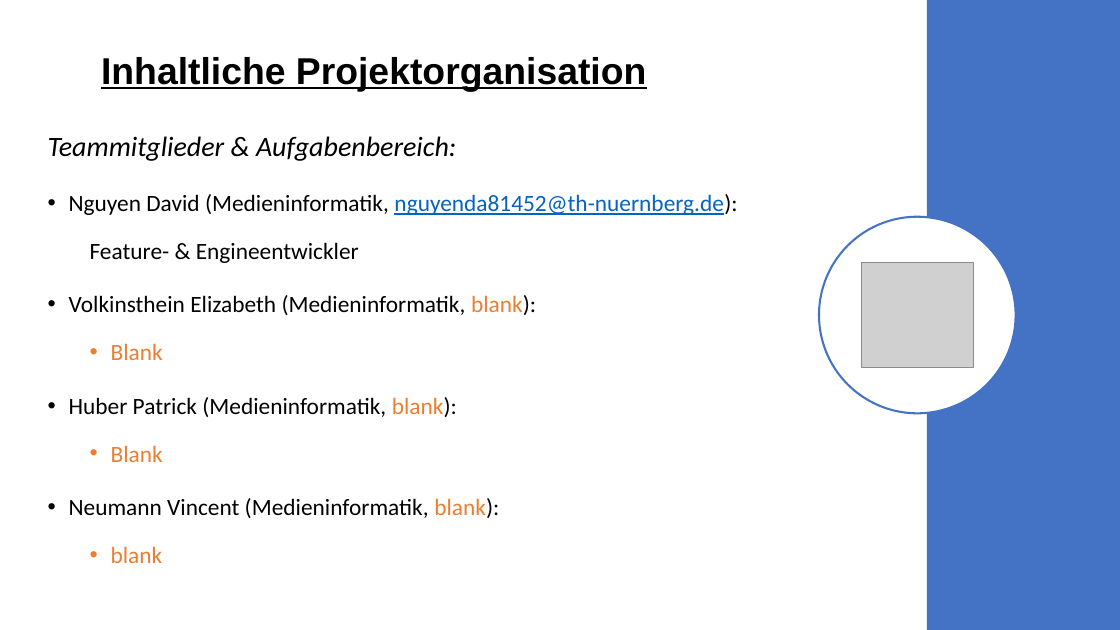
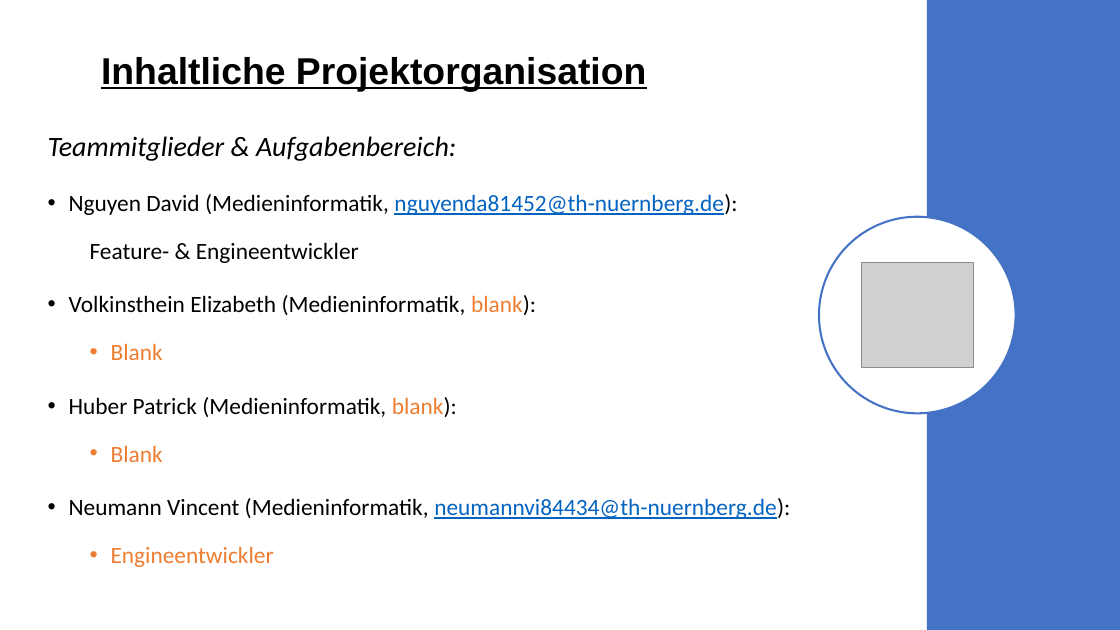
Before and after one commit to davidg-h/WinFormGame, a slide deck: slide 3 of Documentation/Präsentation.pptx. Drawn at 1120x630 pixels with LibreOffice and Linux fonts; fonts in the diff are those of the drawing; grey boxes stand for pictures. Boxes give left, top, right and bottom in pixels: in the first picture for what was removed or moved away, otherwise in the second. Text is boxed around its words. In the diff, an @@ line names an element or a change of style, - is before the commit and + after.

Commit message:
editedPresentation

```diff
--- a/Documentation/Präsentation.pptx
+++ b/Documentation/Präsentation.pptx
@@ text at box(69, 498, 790, 567): text changed @@
-• Neumann Vincent (Medieninformatik, blank):
-  • blank
+• Neumann Vincent (Medieninformatik, neumannvi84434@th-nuernberg.de):
+  • Engineentwickler
```
